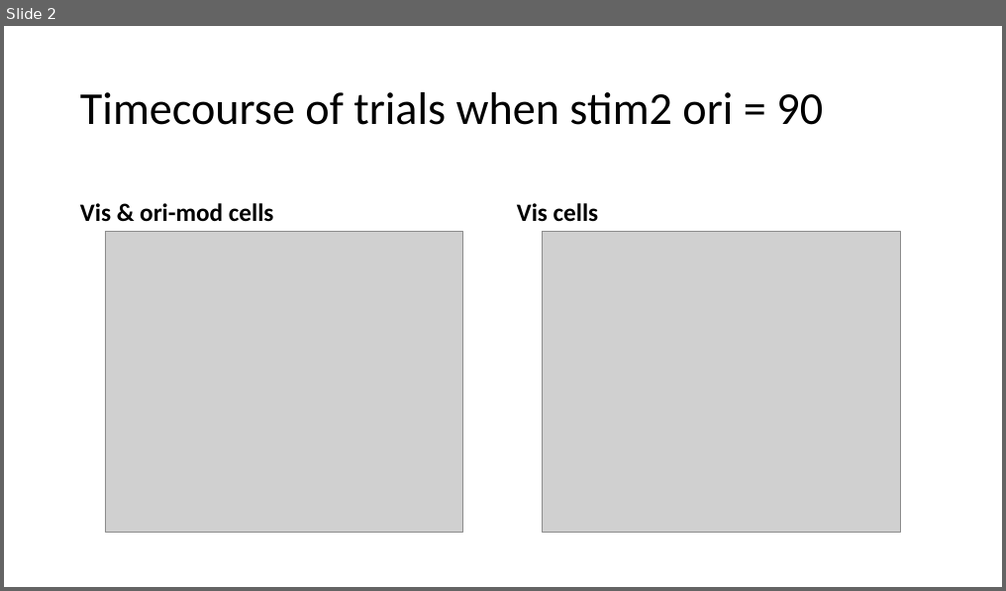
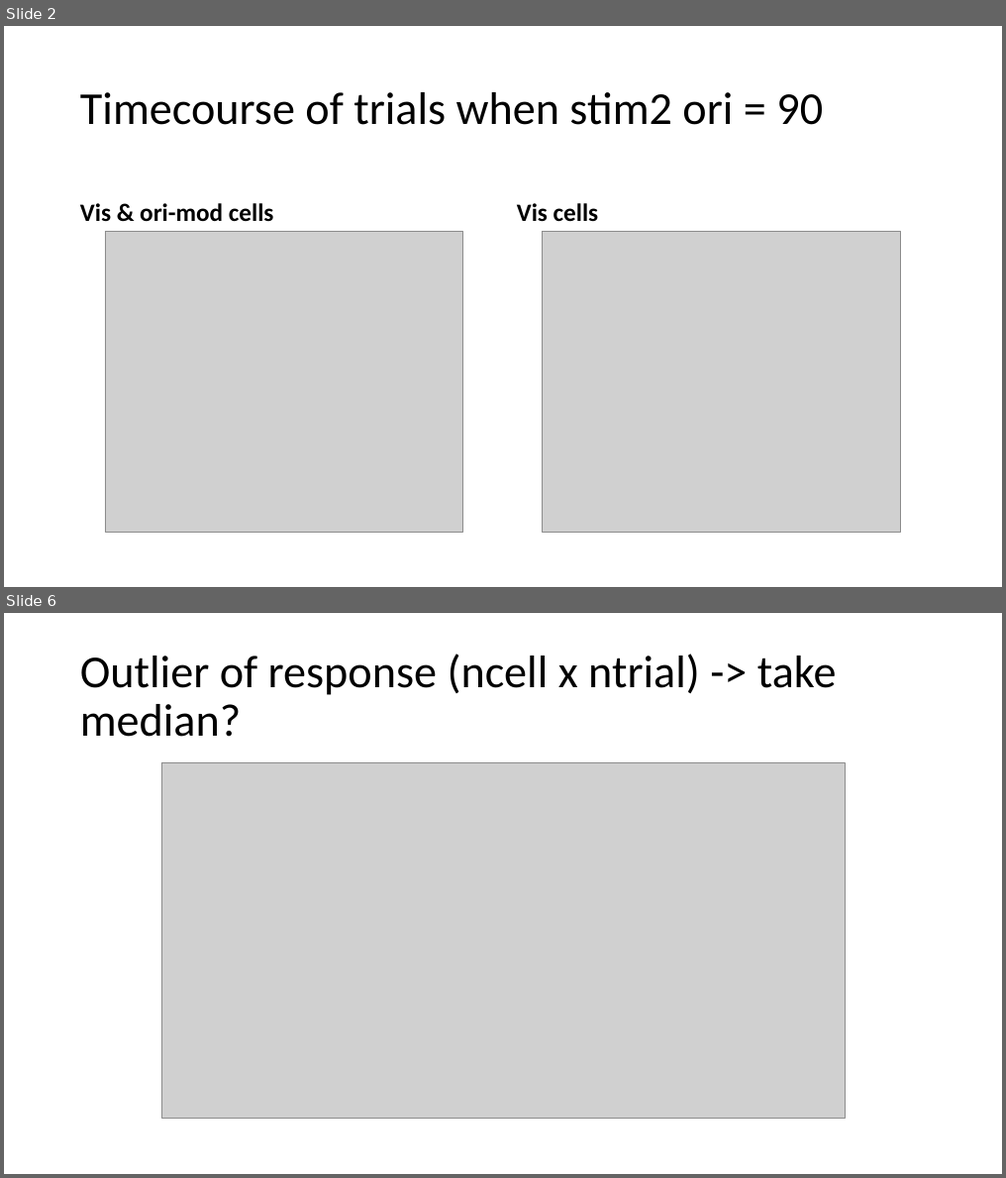
Before and after one commit to lanluo9/inter, a slide deck: results/tuning curve bias san check/TC.pptx. Shown one above the other, each under a label of ours: slide 2 before the commit, slides 2 and 6 after it; the slides between them are not shown. The pictures are 1006x591 and 1006x1178 pixels, drawn with LibreOffice and Linux fonts; fonts in the diff are those of the drawing; grey boxes stand for pictures. Boxes give left, top, right and bottom in pixels: in the first picture for what was removed or moved away, otherwise in the second. Text is boxed around its words. In the diff, an @@ line names an element or a change of style, - is before the commit and + after.

Commit message:
vis driven criteria adjust, and median vs mean trace

```diff
--- a/results/tuning curve bias san check/TC.pptx
+++ b/results/tuning curve bias san check/TC.pptx
@@ slide 6 added at (4,613,1002,1174), background #FFFFFF @@
@@ title added at (80,654,837,737), 44 pt, text #000000 @@
+Outlier of response (ncell x ntrial) -> take median?
@@ picture added at (161,762,845,1119) @@
```
Also in this commit, not shown: 6 other slides added, 10 other files.
